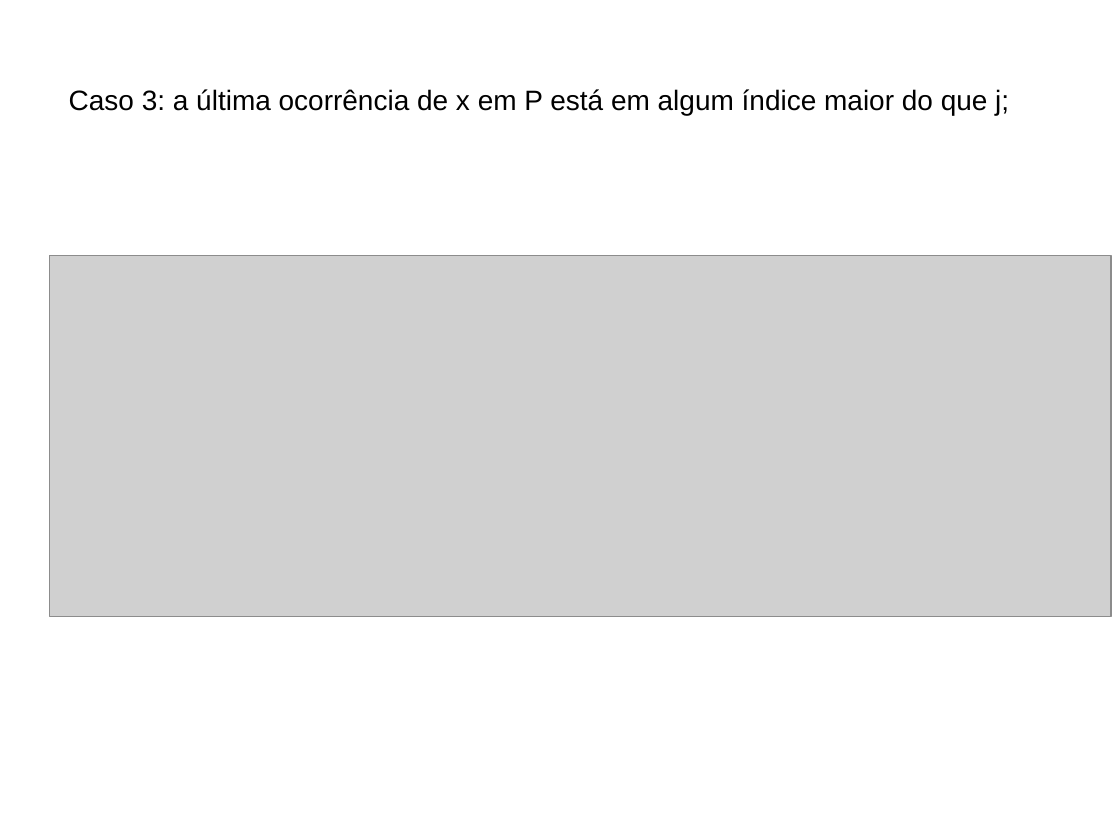
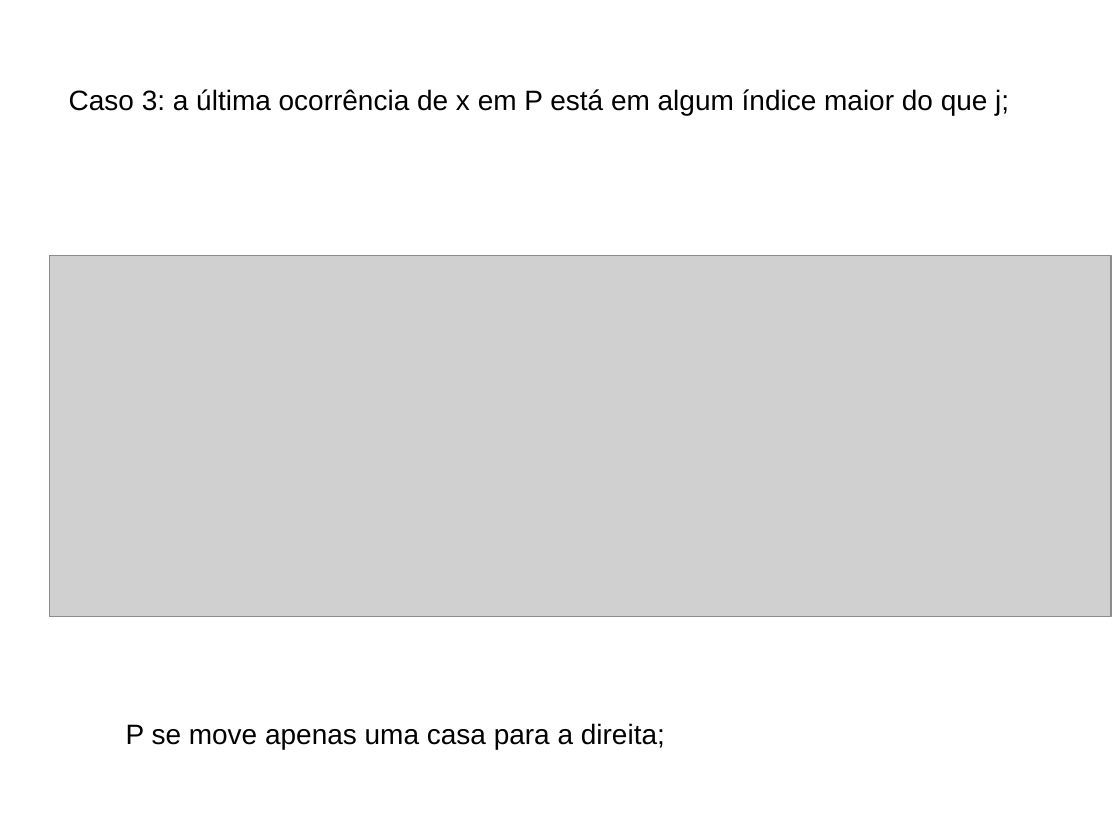
Before and after one commit to BartoAlheiros/Projeto-PAA, a slide deck: slide 20 of PAA 2a Oficina.pptx (slide 18 before the commit). Drawn at 1120x840 pixels with LibreOffice and Linux fonts; fonts in the diff are those of the drawing; grey boxes stand for pictures; background and template pictures are left out. Boxes give left, top, right and bottom in pixels: in the first picture for what was removed or moved away, otherwise in the second. Text is boxed around its words. In the diff, an @@ line names an element or a change of style, - is before the commit and + after.

```diff
--- a/PAA 2a Oficina.pptx
+++ b/PAA 2a Oficina.pptx
@@ text added at bbox=[126, 723, 665, 749], 18 pt, text #000000 @@
+P se move apenas uma casa para a direita;
```
Also in this commit, not shown: 11 other slides changed, 3 slides added, 1 slide removed, 4 other files.
